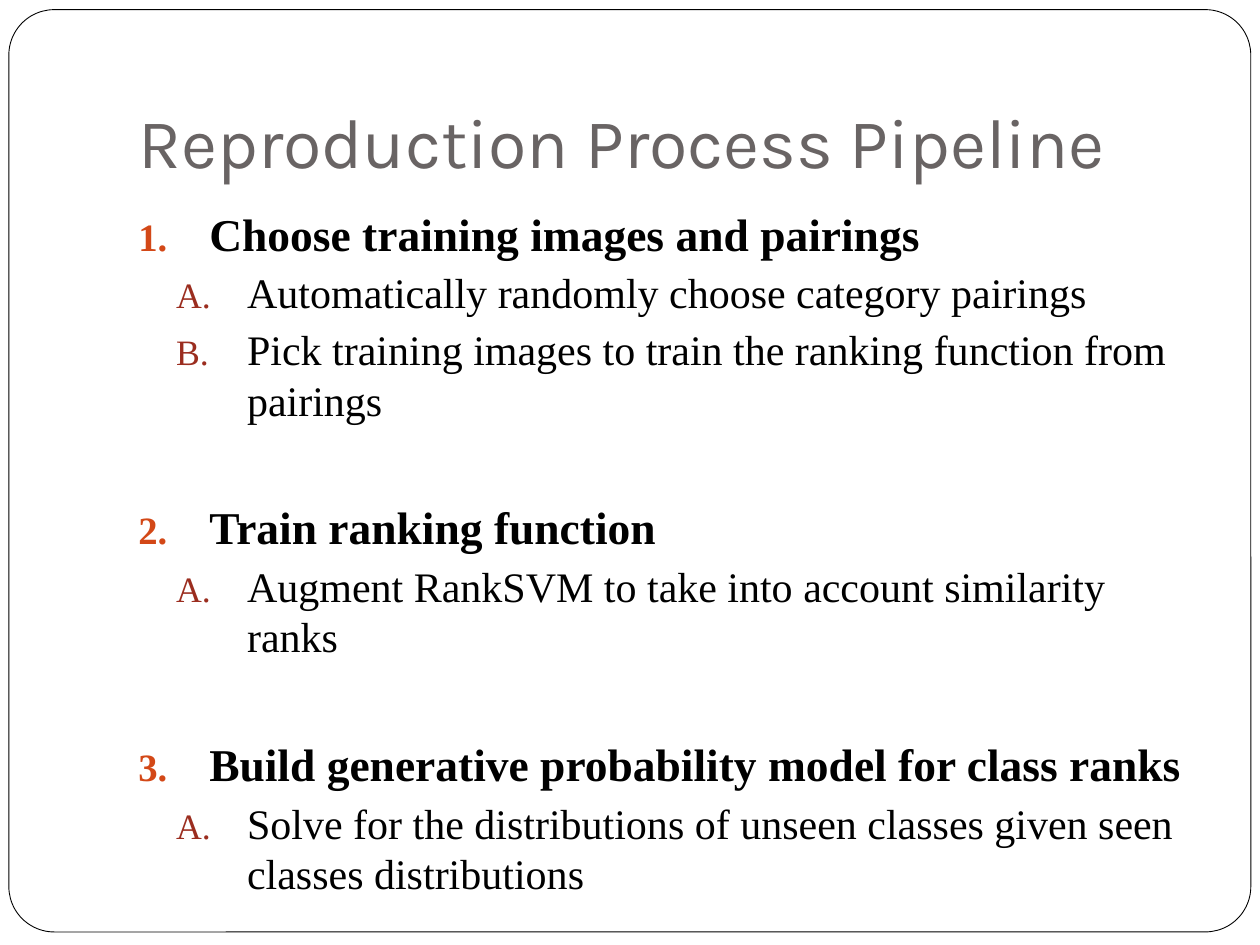
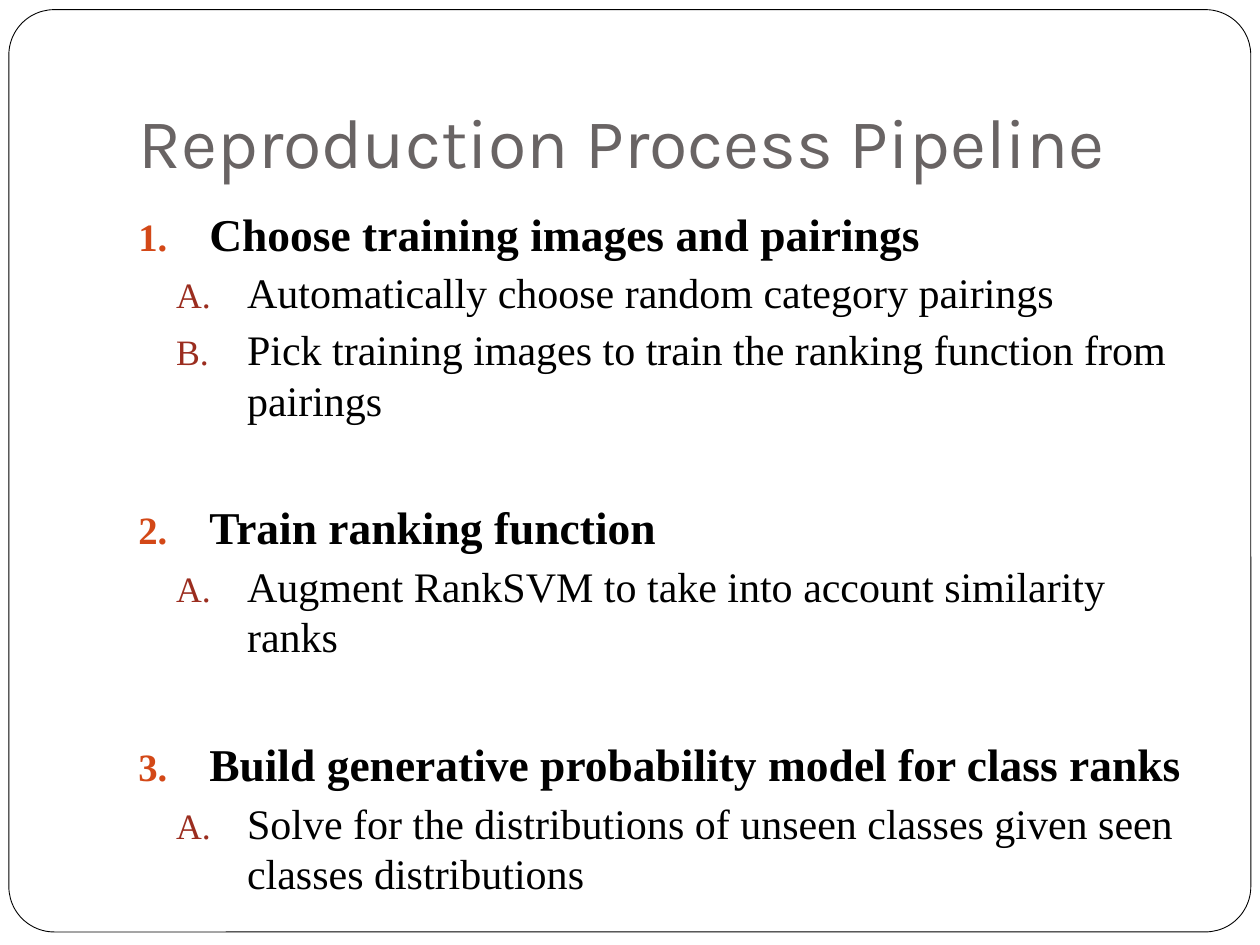
Before and after one commit to jellis505/reproducingcodes, a slide deck: slide 5 of midterm/Relative_Attributes_v1.pptx. Drawn at 1260x945 pixels with LibreOffice and Linux fonts; fonts in the diff are those of the drawing. Boxes give left, top, right and bottom in pixels: in the first picture for what was removed or moved away, otherwise in the second. Text is boxed around its words. In the diff, an @@ line names an element or a change of style, - is before the commit and + after.

Commit message:
changed the presentaiton slightly

```diff
--- a/midterm/Relative_Attributes_v1.pptx
+++ b/midterm/Relative_Attributes_v1.pptx
@@ text at bbox=[247, 279, 1054, 317]: text changed @@
-  A. Automatically randomly choose category pairings
+  A. Automatically choose random category pairings
```
